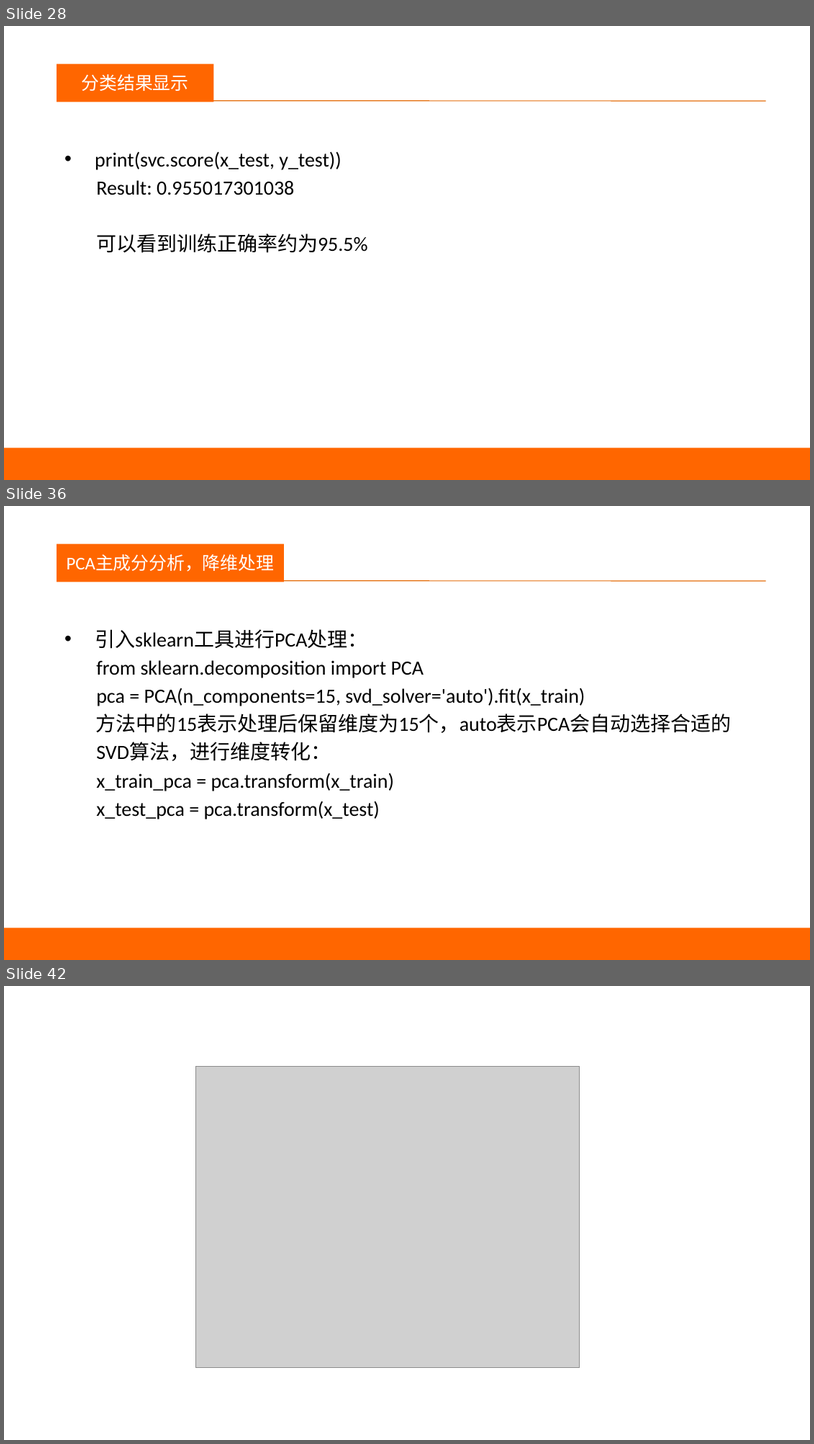
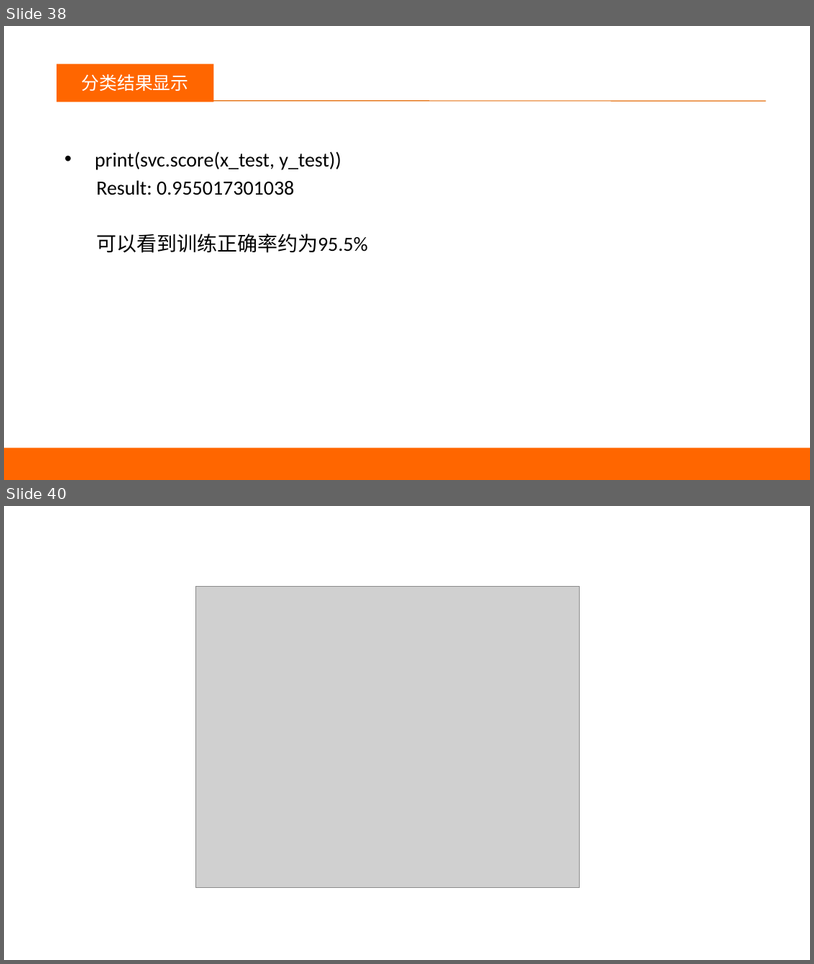
Before and after one commit to happyfaye/AIforJmuNet, a slide deck: 教学资料/机器学习/机器学习-SVM.pptx. Shown one above the other, each under a label of ours: slides 28, 36 and 42 before the commit, slides 38 and 40 after it; the slides between them are not shown. The pictures are 814x1444 and 814x964 pixels, drawn with LibreOffice and Linux fonts; fonts in the diff are those of the drawing; grey boxes stand for pictures. Boxes give left, top, right and bottom in pixels: in the first picture for what was removed or moved away, otherwise in the second. Text is boxed around its words. In the diff, an @@ line names an element or a change of style, - is before the commit and + after.

```diff
--- a/教学资料/机器学习/机器学习-SVM.pptx
+++ b/教学资料/机器学习/机器学习-SVM.pptx
@@ slide 36 removed at bbox=[4, 506, 810, 960], background #FFFFFF @@
@@ rectangle removed at bbox=[57, 544, 284, 582] @@
-PCA主成分分析，降维处理
@@ text removed at bbox=[65, 554, 119, 571] @@
-议程
@@ line removed from (70, 581) to (766, 581) @@
@@ text removed at bbox=[95, 629, 731, 819] @@
-• 引入sklearn工具进行PCA处理：
-from sklearn.decomposition import PCA
-pca = PCA(n_components=15, svd_solver='auto').fit(x_train)
-方法中的15表示处理后保留维度为15个，auto表示PCA会自动选择合适的
-SVD算法，进行维度转化：
-x_train_pca = pca.transform(x_train)
-x_test_pca = pca.transform(x_test)
@@ rectangle removed at bbox=[4, 928, 810, 960] @@
@@ what was slide 28 is now slide 38 @@
@@ what was slide 42 is now slide 40 @@
```
Also in this commit, not shown: 4 slides changed, 10 slides added, 11 other slides removed, 39 other files.
